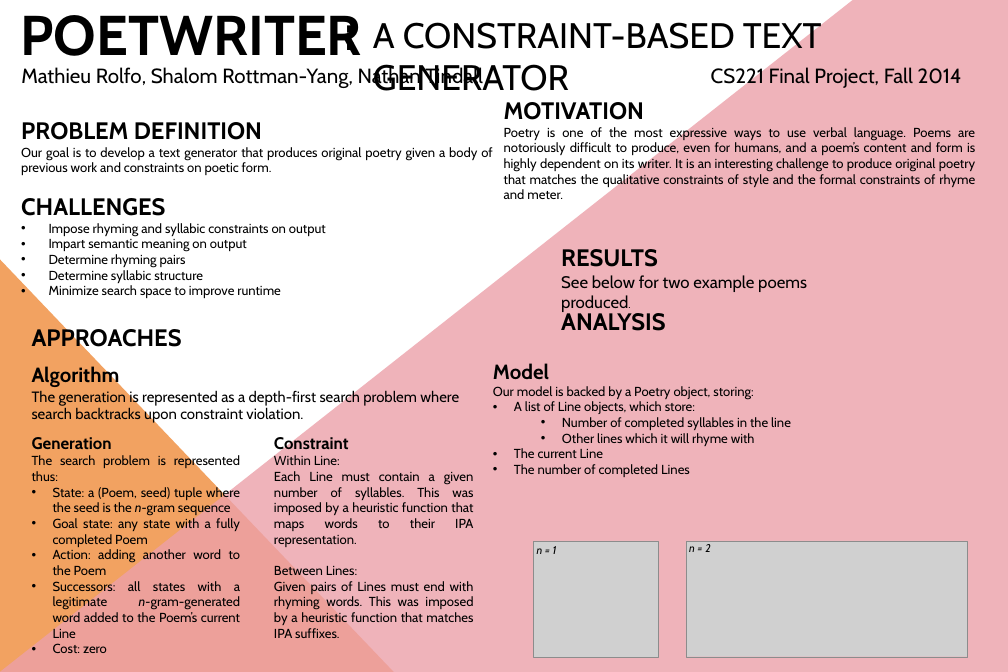
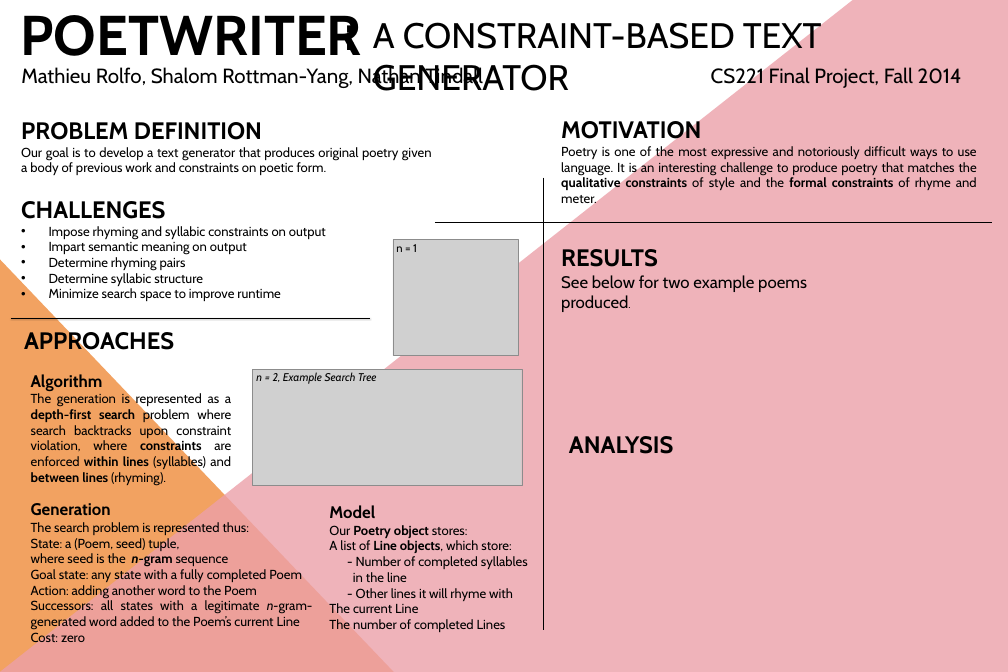
Before and after one commit to ntindall/poetwriter, a slide deck: slide 1 of newposter.pptx. Drawn at 1008x672 pixels with LibreOffice and Linux fonts; fonts in the diff are those of the drawing; grey boxes stand for pictures. Boxes give left, top, right and bottom in pixels: in the first picture for what was removed or moved away, otherwise in the second. Text is boxed around its words. In the diff, an @@ line names an element or a change of style, - is before the commit and + after.

Commit message:
Updated powerpoint. lol

```diff
--- a/newposter.pptx
+++ b/newposter.pptx
@@ text "PROBLEM DEFINITION" rewrapped from <box>21,122,492,175</box> to <box>21,122,432,175</box> @@
@@ text "MOTIVATION": place and size @@
-text "MOTIVATION" at <box>504,102,975,199</box>
+text "MOTIVATION" at <box>561,120,977,207</box>
@@ text at <box>561,145,977,207</box>: text changed @@
-Poetry is one of the most expressive ways to use verbal language. Poems are notoriously difficult to produce, even for humans, and a poem’s content and form is highly dependent on its writer. It is an interesting challenge to produce original poetry that matches the qualitative constraints of style and the formal constraints of rhyme and meter.
+Poetry is one of the most expressive and notoriously difficult ways to use language. It is an interesting challenge to produce poetry that matches the qualitative constraints of style and the formal constraints of rhyme and meter.
@@ line added from (543, 178) to (543, 630), #000000 0.25 pt @@
@@ text "n = 1": place and size @@
-text "n = 1" at <box>537,546,557,554</box>
+text "n = 1" at <box>396,244,417,252</box>
@@ text "n = 1" at <box>396,244,417,252</box>: italic off @@
@@ line added from (435, 222) to (992, 222), #000000 0.25 pt @@
@@ picture: place and size @@
-picture at <box>533,541,659,657</box>
+picture at <box>393,240,518,356</box>
@@ line added from (11, 318) to (370, 318), #000000 0.25 pt @@
@@ text "APPROACHES": place and size @@
-text "APPROACHES" at <box>32,326,182,353</box>
+text "APPROACHES" at <box>24,329,174,356</box>
@@ text "Algorithm": place and size @@
-text "Algorithm" at <box>32,365,459,424</box>
+text "Algorithm" at <box>31,374,231,486</box>
@@ text at <box>31,374,103,391</box>: size 44 to 36 pt in "Algorithm" @@
@@ picture: place and size @@
-picture at <box>686,541,967,657</box>
+picture at <box>252,369,522,485</box>
@@ text at <box>256,372,377,384</box>: text changed @@
-n = 2
+n = 2, Example Search Tree
@@ text at <box>31,392,231,486</box>: text changed; size 32 to 28 pt @@
-The generation is represented as a depth-first search problem where search backtracks upon constraint violation.
+The generation is represented as a depth-first search problem where search backtracks upon constraint violation, where constraints are enforced within lines (syllables) and between lines (rhyming).
@@ text removed at <box>274,435,474,638</box> @@
-Constraint
-Within Line:
-Each Line must contain a given number of syllables. This was imposed by a heuristic function that maps words to their IPA representation.
-Between Lines:
-Given pairs of Lines must end with rhyming words. This was imposed by a heuristic function that matches IPA suffixes.
@@ text "ANALYSIS": place and size @@
-text "ANALYSIS" at <box>561,310,666,331</box>
+text "ANALYSIS" at <box>569,436,674,454</box>
@@ text "Generation": place and size @@
-text "Generation" at <box>32,437,241,653</box>
+text "Generation" at <box>31,503,313,646</box>
@@ text at <box>31,503,313,646</box>: alignment left to justified; bullet • to none @@
@@ text "Model": place and size @@
-text "Model" at <box>493,363,791,477</box>
+text "Model" at <box>329,505,528,632</box>
@@ text at <box>329,505,511,632</box>: size 44 to 36 pt in "Model"; bold on in "Line objects,"; alignment left to justified; bullet • to none @@
@@ text at <box>31,536,229,567</box>: text changed @@
-• State: a (Poem, seed) tuple where the seed is the n-gram sequence
+State: a (Poem, seed) tuple,
+where seed is the n-gram sequence
@@ text at <box>329,525,468,538</box>: text changed; bold on @@
-Our model is backed by a Poetry object, storing:
+Our Poetry object stores:
@@ text at <box>353,556,528,601</box>: text changed @@
-  • Number of completed syllables in the line
-  • Other lines which it will rhyme with
+- Number of completed syllables
+in the line
+- Other lines it will rhyme with
```
Also in this commit, not shown: 36 other files.
